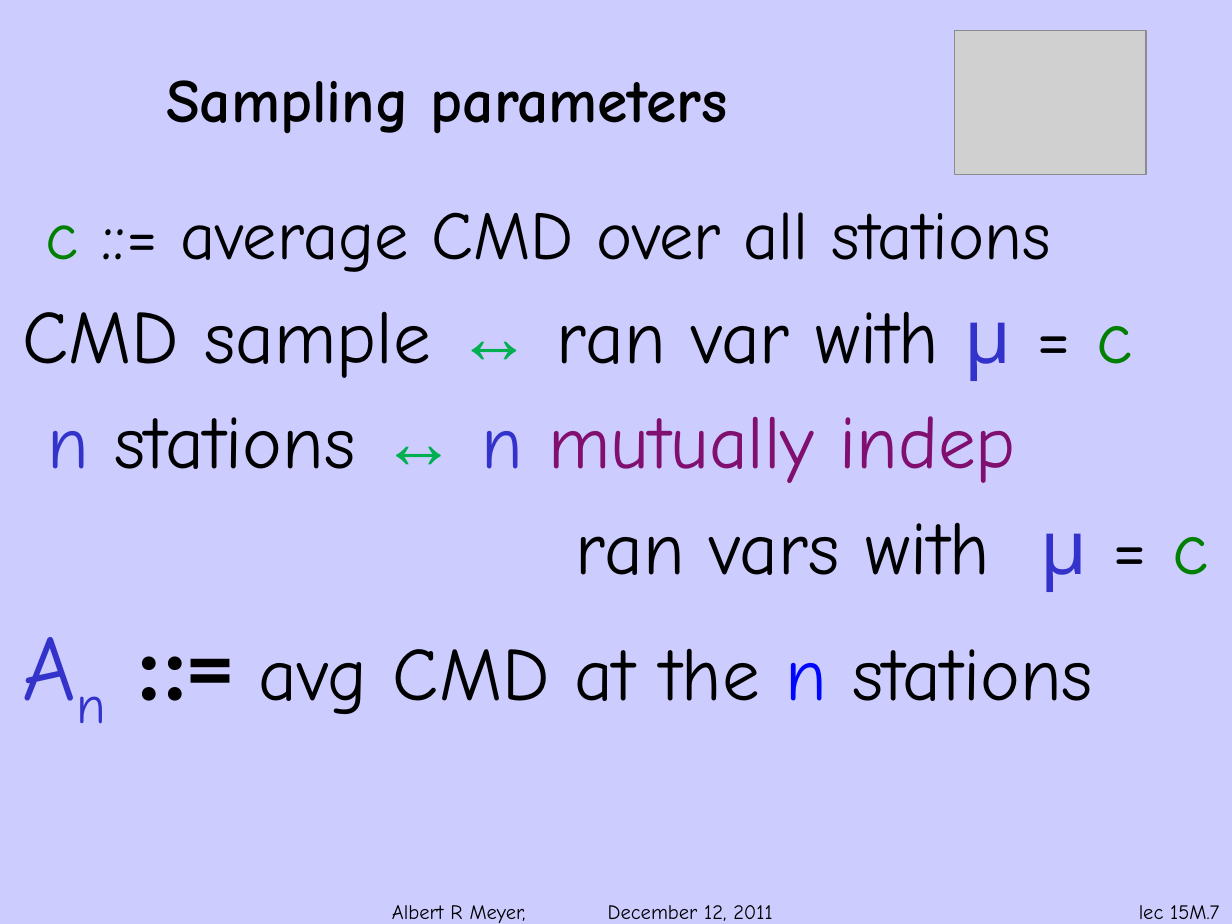
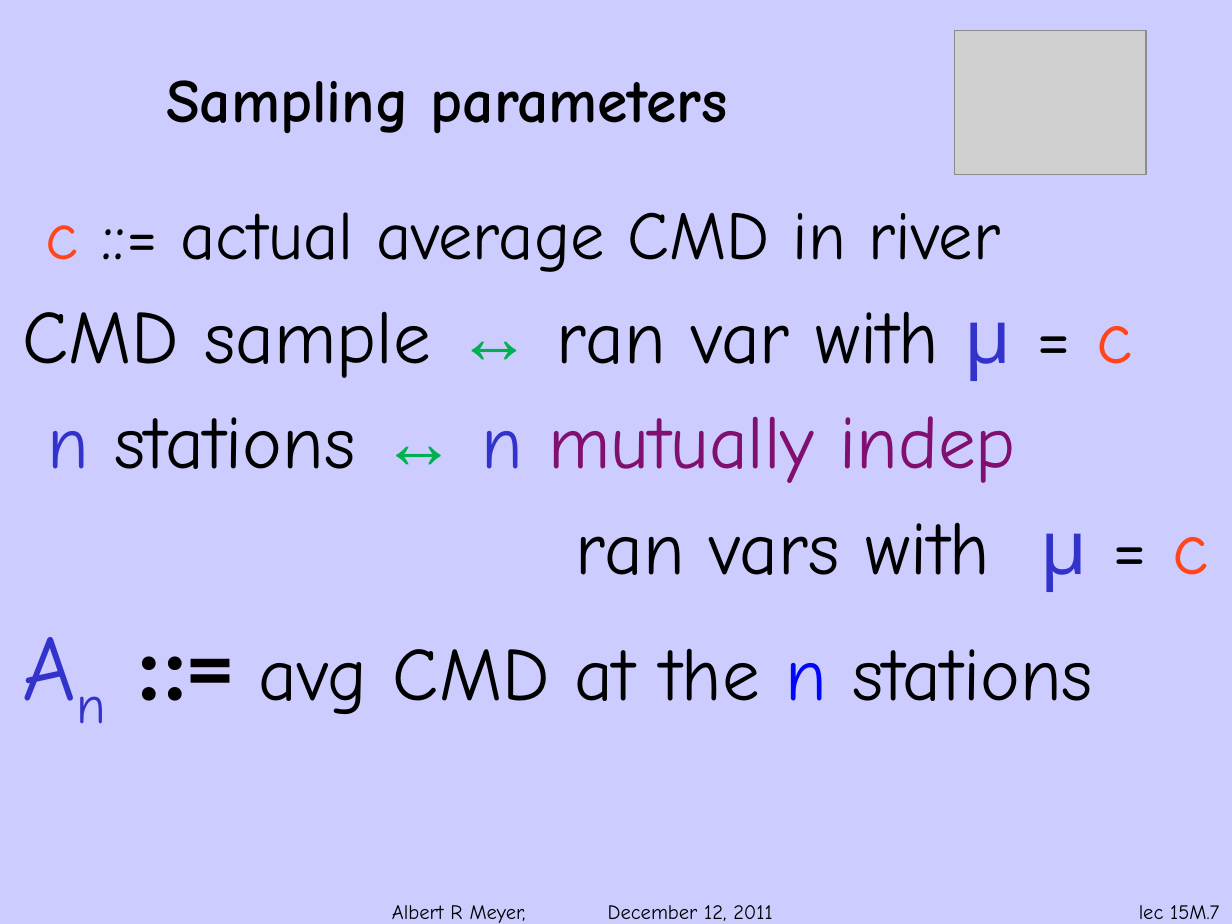
Before and after one commit to armeyer/mcs_web, a slide deck: slide 7 of fall11/slidesF11/slides15m.pptx. Drawn at 1232x924 pixels with LibreOffice and Linux fonts; fonts in the diff are those of the drawing; grey boxes stand for pictures; background and template pictures are left out. Boxes give left, top, right and bottom in pixels: in the first picture for what was removed or moved away, otherwise in the second. Text is boxed around its words. In the diff, an @@ line names an element or a change of style, - is before the commit and + after.

```diff
--- a/fall11/slidesF11/slides15m.pptx
+++ b/fall11/slidesF11/slides15m.pptx
@@ text at <box>45,212,1000,272</box>: text changed @@
-c ::= average CMD over all stations
+c ::= actual average CMD in river
@@ text at <box>23,311,1209,592</box>: text colour #008000 to #FF4519 in "c", "c" @@
```
Also in this commit, not shown: 13 other slides changed.
